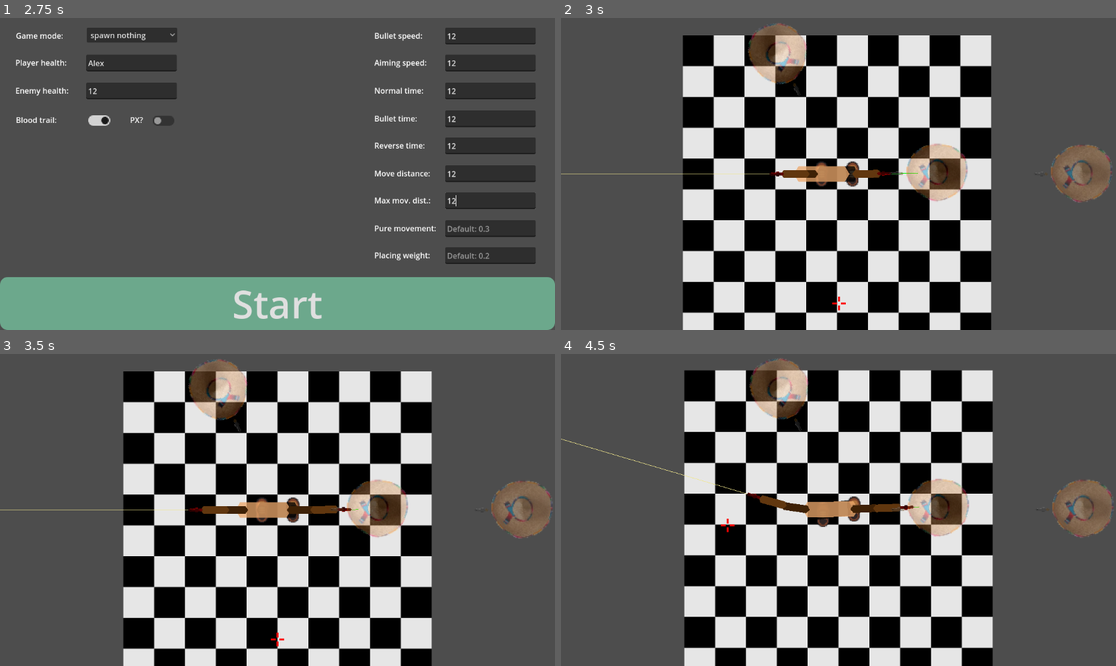
Above: before the commit, frames 1-4 (two rows, left to right).
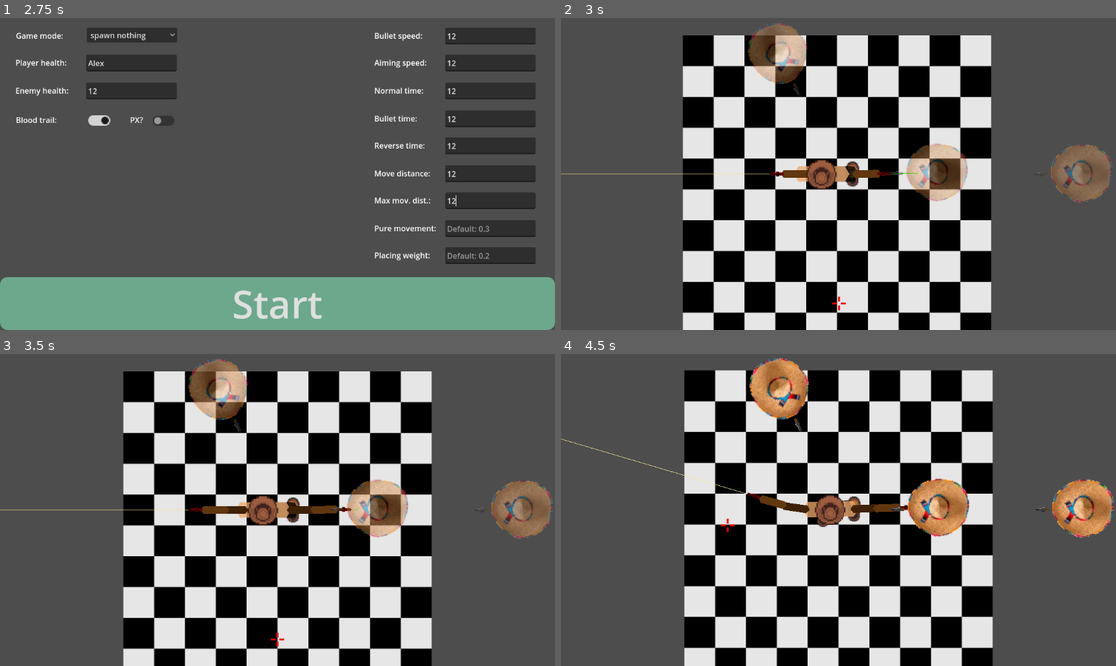
Above: after the commit, the same moments.

Repository: Meatplanter/Kelp_44
Game: Godot game, scene res://main_menu.tscn
Same seed, same stepped clock (60 frames per second), same inputs: the game is played once before the commit and once after it.
Inputs (mouse positions are in pixels of both pictures, inside the frame that each line leads up to):
- Up to frame 1 (2.75 s): click (488, 36) at 0.52 s; type "12" at 0.6 s; click (488, 89) at 0.75 s; type "12" at 0.83 s; click (488, 61) at 0.98 s; type "12" at 1.07 s; click (133, 89) at 1.27 s; type "12" at 1.35 s; click (133, 61) at 1.5 s; type "Alex" at 1.58 s; click (488, 117) at 1.73 s; type "12" at 1.82 s; click (488, 145) at 2.02 s; type "12" at 2.1 s; click (488, 174) at 2.25 s; type "12" at 2.33 s; click (488, 202) at 2.48 s; type "12" at 2.57 s
- Up to frame 2 (3 s): click "Start" at 2.75 s
- Up to frame 3 (3.5 s): no input
- Up to frame 4 (4.5 s): tap Enter at 3.5 s; move the mouse to (960, 494) at 3.52 s; hold D (LS_move_right) 3.53-4.28 s; hold M (ChangeMode) 3.53-4.28 s; move the mouse to (727, 525) at 4.27 s; hold X (LS_move_down) from 4.28 s (still down); click (727, 525) at 4.35 s

Frame 1 is identical in both runs. In frame 2, 0.4% of the frame differs, in the area x 44-50%, y 45-55%; in frame 3, 1.3%; in frame 4, 5.2%, in the area x 33-100%, y 1-60%.

Commit message:
Clean up

Diff:
--- a/camera_2d_new.gd
+++ b/camera_2d_new.gd
@@ -59,6 +59,7 @@
 		tween.set_parallel()
 		tween.tween_property(%LeftShoe,"rotation",%LeftShoe.rotation+PI/2,0.5).set_trans(Movement.styleTween)
 		tween.tween_property(%RightShoe,"rotation",%RightShoe.rotation+PI/2,0.5).set_trans(Movement.styleTween)
+		tween.tween_property(%HeadNew,"rotation",%HeadNew.rotation+PI/2,0.5).set_trans(Movement.styleTween)
 
 	elif round(Movement.cumulativeAngle) + lastRotationAngle == -rotThreshold:
 		rotate_camera(false)
@@ -69,6 +70,7 @@
 		tween.set_parallel()
 		tween.tween_property(%LeftShoe,"rotation",%LeftShoe.rotation-PI/2,0.5).set_trans(Movement.styleTween)
 		tween.tween_property(%RightShoe,"rotation",%RightShoe.rotation-PI/2,0.5).set_trans(Movement.styleTween)
+		tween.tween_property(%HeadNew,"rotation",%HeadNew.rotation-PI/2,0.5).set_trans(Movement.styleTween)
 
 
 func _input(event: InputEvent) -> void:
--- /dev/null
+++ b/head_new.gd
@@ -0,0 +1,30 @@
+extends Area2D
+
+var tween: Tween
+
+var crosshair = preload("res://crosshair.tscn")
+
+var direction = Vector2()
+var enemy_direction = Vector2()
+var angle = 0
+const DETECT_RADIUS = 2000
+const FOV = 220
+
+
+func _process(delta):
+	EnemyManager.enemy_scope()
+	EnemyManager.get_visible_enemies()
+
+	#trying to implement field of vision
+	var pos = Movement.midpoint
+	direction = (Movement.focus - Movement.midpoint).normalized()
+	angle = 90 - rad_to_deg(direction.angle())
+
+	for enemy in EnemyManager.get_enemies():
+		enemy_direction = (enemy.global_position - Movement.midpoint).normalized()
+		if pos.distance_to(enemy.global_position) < DETECT_RADIUS:
+			var angle_to_node = rad_to_deg(direction.angle_to(enemy_direction))
+			if abs(angle_to_node) < FOV/2: #if enemy is visible
+				enemy.modulate.a = min(1,enemy.modulate.a + delta * TimeManager.gameSpeed * 2)
+			else:
+				enemy.modulate.a = max(0.0,enemy.modulate.a - delta * TimeManager.gameSpeed)
--- a/rogue_b.tscn
+++ b/rogue_b.tscn
@@ -6,7 +6,6 @@
 [ext_resource type="Texture2D" uid="uid://mhadgvm6kalh" path="res://Assets/Shoe.png" id="3_mpt7r"]
 [ext_resource type="Script" uid="uid://c685n3bo15euj" path="res://right_shoe.gd" id="5_7fc62"]
 [ext_resource type="Script" uid="uid://ci5jyfcx2bkuv" path="res://shoulder_shape.gd" id="6_t0gij"]
-[ext_resource type="Script" uid="uid://bw2kcvbt4evcb" path="res://shoulder_polygon.gd" id="7_e3tf4"]
 [ext_resource type="Script" uid="uid://bfrfmnvcxdukh" path="res://camera_2d_new.gd" id="7_y7bk3"]
 [ext_resource type="Script" uid="uid://g7fnkyhbdemq" path="res://hp_left.gd" id="8_e3tf4"]
 [ext_resource type="PackedScene" uid="uid://b6o1fo0ewnjln" path="res://gun_new.tscn" id="8_m64x7"]
@@ -14,6 +13,8 @@
 [ext_resource type="Script" uid="uid://clxhegpqyijug" path="res://xp_to_level.gd" id="9_m64x7"]
 [ext_resource type="PackedScene" uid="uid://c5nunyagwdk5f" path="res://pause_menu.tscn" id="10_t0gij"]
 [ext_resource type="PackedScene" uid="uid://ct4uhithfj3kk" path="res://level_up_screen.tscn" id="11_qhx67"]
+[ext_resource type="Script" uid="uid://cyitxyi8t2nf" path="res://head_new.gd" id="14_qhx67"]
+[ext_resource type="Texture2D" uid="uid://bbqhe4bkrpp8a" path="res://Assets/HatCompressed.png" id="15_eklly"]
 
 [sub_resource type="CapsuleShape2D" id="CapsuleShape2D_bjt74"]
 radius = 6.0
@@ -22,6 +23,9 @@
 [sub_resource type="CapsuleShape2D" id="CapsuleShape2D_e3tf4"]
 radius = 8.0
 height = 48.0
+
+[sub_resource type="CircleShape2D" id="CircleShape2D_txm64"]
+radius = 300.0
 
 [node name="RogueB" type="CharacterBody2D" groups=["Player"]]
 visibility_layer = 2
@@ -87,7 +91,6 @@
 unique_name_in_owner = true
 color = Color(0.929412, 0.658824, 0.419608, 0.756863)
 polygon = PackedVector2Array(-24, -8, 24, -8, 29, 0, 24, 8, -24, 8, -29, 0)
-script = ExtResource("7_e3tf4")
 
 [node name="Hurtbox" type="CollisionShape2D" parent="ShoulderShape"]
 rotation = 1.5708
@@ -210,4 +213,17 @@
 offset_right = -288.0
 offset_bottom = -161.0
 
+[node name="HeadNew" type="Area2D" parent="."]
+unique_name_in_owner = true
+script = ExtResource("14_qhx67")
+
+[node name="HatCompressed" type="Sprite2D" parent="HeadNew"]
+texture_filter = 1
+texture = ExtResource("15_eklly")
+flip_v = true
+
+[node name="HeadPerspective" type="CollisionShape2D" parent="HeadNew"]
+visible = false
+shape = SubResource("CircleShape2D_txm64")
+
 [connection signal="timeout" from="MovementCooldown" to="." method="_on_movement_cooldown_timeout"]
--- a/shoulder_polygon.gd
+++ /dev/null
@@ -1,187 +0,0 @@
-extends Polygon2D
-
-var leftShoulder = Vector2.ZERO
-var rightShoulder = Vector2.ZERO
-var shoulderMidpoint = Vector2.ZERO
-var shoulderFocus = Vector2.ZERO
-
-var target = Vector2.ZERO
-
-#joint rotation speed
-var shoulderSpeed = 1.0
-var leftShoulderSpeedModifier = 1.0
-var rightShoulderSpeedModifier = 1.0
-var elbowSpeed = 0.5
-var leftElbowSpeedModifier = 1
-var rightElbowSpeedModifier = 1
-
-
-#get global position of specific point in polygon
-func point_position(shape: Node2D,point_number: int):
-	var points = shape.polygon
-	var local_point = points[point_number]
-	var global_point = shape.to_global(local_point)
-	return global_point
-
-
-#Get a normalized perpendicular vector
-func find_orientation(pointA:Vector2, pointB: Vector2):
-	var midpoint = (pointA + pointB)/2
-	var directional = pointA - pointB
-	var normal = (Vector2(-directional.y,directional.x).normalized())
-	var focus = midpoint + normal * -512
-	var orientation = (focus - midpoint).normalized()
-	return orientation
-
-
-func find_angle_between(pointA:Node2D, middle: Node2D, pointB: Node2D):
-	var lineA = (pointA.global_position - middle.global_position).normalized()
-	var lineB = (pointB.global_position - middle.global_position).normalized()
-	var angle = rad_to_deg(lineA.angle_to(lineB))
-	return angle
-
-
-func update_positions():
-	leftShoulder = (point_position(%ShoulderPolygon,0)+point_position(%ShoulderPolygon,4))/2
-	$"../../LeftShoulder".global_position = leftShoulder
-	$"../../LeftShoulder".rotation = Movement.cumulativeAngle
-	$"../../LeftElbow".global_position = (point_position(%LeftBiceps,1)+point_position(%LeftBiceps,5))/2
-
-	rightShoulder = (point_position(%ShoulderPolygon,1)+point_position(%ShoulderPolygon,3))/2
-	$"../../RightShoulder".global_position = rightShoulder
-	$"../../RightShoulder".rotation = Movement.cumulativeAngle
-	$"../../RightElbow".global_position = (point_position(%RightBiceps,2)+point_position(%RightBiceps,4))/2
-
-	shoulderMidpoint = (leftShoulder+rightShoulder)/2
-	Movement.neck = shoulderMidpoint
-	$"../../ShoulderMidpoint".global_position = shoulderMidpoint
-	Movement.shoulderOrientation = find_orientation(rightShoulder,leftShoulder)
-
-	%GunLeft.global_position = (point_position(%LeftForearm,1)+point_position(%LeftForearm,5))/2
-	%GunLeft.global_rotation = $"../../LeftElbowJoint".global_rotation + PI
-	%GunRight.global_position = (point_position(%RightForearm,2)+point_position(%RightForearm,4))/2
-	%GunRight.global_rotation = $"../../RightElbowJoint".global_rotation
-
-	target = %AimingStyle1.global_position
-
-	#target = get_global_mouse_position()
-	#$"../../TargetNode".global_position = target
-	#target = Vector2(100,-100)
-
-
-func chase_abdomen():
-	var tween: Tween
-	tween = create_tween()
-	tween.tween_property(%ShoulderShape,"global_position",$"../../AbdomenMidpoint".global_position,Movement.placingWeight*2 / TimeManager.gameSpeed)#.set_trans(Movement.styleTween)
-
-
-func rotate_towards_abdomen():
-	var diff = Movement.shoulderOrientation.angle_to(Movement.orientation)
-	diff = clampf(diff,-45,45)
-	var tween: Tween
-	tween = create_tween()
-	tween.tween_property(%ShoulderShape,"rotation",%ShoulderShape.rotation+diff,1 / TimeManager.gameSpeed).set_ease(Tween.EASE_IN_OUT)
-
-
-func chase_joint(parent:Node2D,joint:Node2D,stiff:float):
-	var tween: Tween
-	tween = create_tween()
-	tween.tween_property(joint,"position",parent.global_position,stiff / TimeManager.gameSpeed)
-
-
-func right_joint_rotation(joint: Node2D, target: Vector2, duration: float, min: float, max: float):
-	var targetAngle = (target - joint.global_position).angle()
-
-	targetAngle = lerp_angle(joint.rotation,targetAngle,1.0)
-	targetAngle = clamp(targetAngle,deg_to_rad(Movement.cumulativeAngle)-min,deg_to_rad(Movement.cumulativeAngle)+max)
-
-	var tween: Tween
-	tween = create_tween()
-	tween.tween_property(joint,"rotation",targetAngle,duration / TimeManager.gameSpeed).set_ease(Tween.EASE_OUT_IN)
-
-
-func left_joint_rotation(joint: Node2D, target: Vector2, duration: float, min: float, max: float):
-	var targetAngle = (target - joint.global_position).angle()+PI
-
-	targetAngle = lerp_angle(joint.rotation,targetAngle,1.0)
-	targetAngle = clamp(targetAngle,deg_to_rad(Movement.cumulativeAngle)-min,deg_to_rad(Movement.cumulativeAngle)+max)
-
-	var tween: Tween
-	tween = create_tween()
-	tween.tween_property(joint,"rotation",targetAngle,duration / TimeManager.gameSpeed).set_ease(Tween.EASE_OUT_IN)
-
-
-func lower_right_elbow(elbow: Node2D, bicep: Node2D, target: Vector2):
-	var dist = elbow.global_position.distance_to(target)
-	bicep.scale.x = clampf(min(dist/75,1),0.3,1)
-	bicep.scale.y = clampf(1.5-dist/75,1,1.5)
-
-
-func lower_left_elbow(elbow: Node2D, bicep: Node2D, target: Vector2):
-	var dist = elbow.global_position.distance_to(target)
-	bicep.position.x =  - 27 * clampf(min(dist/75,1),0.3,1)
-	bicep.scale.x = clampf(min(dist/75,1),0.3,1)
-	bicep.scale.y = clampf(1.5-dist/75,1,1.5)
-
-
-func _ready():
-	$"../../RightShoulderJoint".global_position = Movement.rightShoulder
-
-
-func _process(delta):
-
-	#For calculating the rotational direction
-	var RAangleBefore = find_angle_between($"../../LeftShoulder",$"../../RightShoulder",%GunRight) #from body to gun cumulative
-	var RBangleBefore = find_angle_between($"../../LeftShoulder",$"../../RightShoulder",$"../../RightElbow") #shoulder bending
-	var REangleBefore = find_angle_between($"../../RightShoulder",$"../../RightElbow",%GunRight) #elbow bending
-	var LAangleBefore = find_angle_between($"../../RightShoulder",$"../../LeftShoulder",%GunLeft) #from body to gun cumulative
-	var LBangleBefore = find_angle_between($"../../RightShoulder",$"../../LeftShoulder",$"../../LeftElbow") #shoulder bending
-	var LEangleBefore = find_angle_between($"../../LeftShoulder",$"../../LeftElbow",%GunLeft) #elbow bending
-
-
-	update_positions()
-	chase_abdomen()
-	rotate_towards_abdomen()
-
-	#left shoulder
-	chase_joint($"../../LeftShoulder",$"../../LeftShoulderJoint",0.1)
-	left_joint_rotation($"../../LeftShoulderJoint",target,shoulderSpeed * leftShoulderSpeedModifier,0,PI*0.75)
-
-	#left elbow
-	chase_joint($"../../LeftElbow",$"../../LeftElbowJoint",0.04)
-	left_joint_rotation($"../../LeftElbowJoint",target,elbowSpeed * leftElbowSpeedModifier,-($"../../LeftShoulderJoint".rotation-deg_to_rad(Movement.cumulativeAngle)),($"../../LeftShoulderJoint".rotation-deg_to_rad(Movement.cumulativeAngle)+PI*0.4))
-	#lower_left_elbow($"../LeftElbow",%LeftBiceps,target)
-
-	#right shoulder
-	chase_joint($"../../RightShoulder",$"../../RightShoulderJoint",0.1)
-	right_joint_rotation($"../../RightShoulderJoint",target,shoulderSpeed * rightShoulderSpeedModifier,PI*0.75,0)
-
-	#right elbow
-	chase_joint($"../../RightElbow",$"../../RightElbowJoint",0.04)
-	right_joint_rotation($"../../RightElbowJoint",target,elbowSpeed * rightElbowSpeedModifier,-($"../../RightShoulderJoint".rotation-deg_to_rad(Movement.cumulativeAngle)-PI*0.4),$"../../RightShoulderJoint".rotation-deg_to_rad(Movement.cumulativeAngle))
-
-	#For calculating the rotational direction (minus values means turning left, plus values means turning right)
-	var RAangleAfter = find_angle_between($"../../LeftShoulder",$"../../RightShoulder",%GunRight)
-	var RBangleAfter = find_angle_between($"../../LeftShoulder",$"../../RightShoulder",$"../../RightElbow")
-	var REangleAfter = find_angle_between($"../../RightShoulder",$"../../RightElbow",%GunRight)
-	var LAangleAfter = find_angle_between($"../../RightShoulder",$"../../LeftShoulder",%GunLeft)
-	var LBangleAfter = find_angle_between($"../../RightShoulder",$"../../LeftShoulder",$"../../LeftElbow")
-	var LEangleAfter = find_angle_between($"../../LeftShoulder",$"../../LeftElbow",%GunLeft)
-	var RAdiff = RAangleAfter - RAangleBefore
-	var RBdiff = RBangleAfter - RBangleBefore
-	var REdiff = REangleAfter - REangleBefore
-	var LAdiff = LAangleAfter - LAangleBefore
-	var LBdiff = LBangleAfter - LBangleBefore
-	var LEdiff = LEangleAfter - LEangleBefore
-
-	#increase the speed of shoulder rotation outward, if elbow is already extended
-	if RAdiff > 0 and REdiff < 1: rightShoulderSpeedModifier = 0.5
-	else: rightShoulderSpeedModifier = 1.0
-	if LAdiff < 0 and LEdiff < 1: leftShoulderSpeedModifier = 0.5
-	else: leftShoulderSpeedModifier = 1.0
-
-	#increase the speed of elbow rotation outward, if shoulder is already rotatated outwards
-	if RAdiff > 0 and RBdiff < 1: rightElbowSpeedModifier = 0.5
-	else: rightElbowSpeedModifier = 1.0
-	if LAdiff < 0 and LBdiff < 1: leftElbowSpeedModifier = 0.5
-	else: leftElbowSpeedModifier = 1.0
--- a/shoulder_shape.gd
+++ b/shoulder_shape.gd
@@ -1,4 +1,189 @@
 extends CharacterBody2D
+
+
+var leftShoulder = Vector2.ZERO
+var rightShoulder = Vector2.ZERO
+var shoulderMidpoint = Vector2.ZERO
+var shoulderFocus = Vector2.ZERO
+
+var target = Vector2.ZERO
+
+#joint rotation speed
+var shoulderSpeed = 1.0
+var leftShoulderSpeedModifier = 1.0
+var rightShoulderSpeedModifier = 1.0
+var elbowSpeed = 0.5
+var leftElbowSpeedModifier = 1
+var rightElbowSpeedModifier = 1
+
 
 func take_damage():
 	Global.playerHealth -= 1
+
+#get global position of specific point in polygon
+func point_position(shape: Node2D,point_number: int):
+	var points = shape.polygon
+	var local_point = points[point_number]
+	var global_point = shape.to_global(local_point)
+	return global_point
+
+
+#Get a normalized perpendicular vector
+func find_orientation(pointA:Vector2, pointB: Vector2):
+	var midpoint = (pointA + pointB)/2
+	var directional = pointA - pointB
+	var normal = (Vector2(-directional.y,directional.x).normalized())
+	var focus = midpoint + normal * -512
+	var orientation = (focus - midpoint).normalized()
+	return orientation
+
+
+func find_angle_between(pointA:Node2D, middle: Node2D, pointB: Node2D):
+	var lineA = (pointA.global_position - middle.global_position).normalized()
+	var lineB = (pointB.global_position - middle.global_position).normalized()
+	var angle = rad_to_deg(lineA.angle_to(lineB))
+	return angle
+
+
+func update_positions():
+	leftShoulder = (point_position(%ShoulderPolygon,0)+point_position(%ShoulderPolygon,4))/2
+	$"../LeftShoulder".global_position = leftShoulder
+	$"../LeftShoulder".rotation = Movement.cumulativeAngle
+	$"../LeftElbow".global_position = (point_position(%LeftBiceps,1)+point_position(%LeftBiceps,5))/2
+
+	rightShoulder = (point_position(%ShoulderPolygon,1)+point_position(%ShoulderPolygon,3))/2
+	$"../RightShoulder".global_position = rightShoulder
+	$"../RightShoulder".rotation = Movement.cumulativeAngle
+	$"../RightElbow".global_position = (point_position(%RightBiceps,2)+point_position(%RightBiceps,4))/2
+
+	shoulderMidpoint = (leftShoulder+rightShoulder)/2
+	Movement.neck = shoulderMidpoint
+	$"../ShoulderMidpoint".global_position = shoulderMidpoint
+	Movement.shoulderOrientation = find_orientation(rightShoulder,leftShoulder)
+
+	%GunLeft.global_position = (point_position(%LeftForearm,1)+point_position(%LeftForearm,5))/2
+	%GunLeft.global_rotation = $"../LeftElbowJoint".global_rotation + PI
+	%GunRight.global_position = (point_position(%RightForearm,2)+point_position(%RightForearm,4))/2
+	%GunRight.global_rotation = $"../RightElbowJoint".global_rotation
+
+	%HeadNew.global_position = (point_position(%ShoulderPolygon,2)+point_position(%ShoulderPolygon,5))/2
+
+	if %AimingStyle1: target = %AimingStyle1.global_position
+
+
+func chase_abdomen():
+	var tween: Tween
+	tween = create_tween()
+	tween.tween_property(%ShoulderShape,"global_position",$"../AbdomenMidpoint".global_position,Movement.placingWeight*2 / TimeManager.gameSpeed)#.set_trans(Movement.styleTween)
+
+
+func rotate_towards_abdomen():
+	var diff = Movement.shoulderOrientation.angle_to(Movement.orientation)
+	diff = clampf(diff,-45,45)
+	var tween: Tween
+	tween = create_tween()
+	tween.tween_property(%ShoulderShape,"rotation",%ShoulderShape.rotation+diff,1 / TimeManager.gameSpeed).set_ease(Tween.EASE_IN_OUT)
+
+
+func chase_joint(parent:Node2D,joint:Node2D,stiff:float):
+	var tween: Tween
+	tween = create_tween()
+	tween.tween_property(joint,"position",parent.global_position,stiff / TimeManager.gameSpeed)
+
+
+func right_joint_rotation(joint: Node2D, target: Vector2, duration: float, min: float, max: float):
+	var targetAngle = (target - joint.global_position).angle()
+
+	targetAngle = lerp_angle(joint.rotation,targetAngle,1.0)
+	targetAngle = clamp(targetAngle,deg_to_rad(Movement.cumulativeAngle)-min,deg_to_rad(Movement.cumulativeAngle)+max)
+
+	var tween: Tween
+	tween = create_tween()
+	tween.tween_property(joint,"rotation",targetAngle,duration / TimeManager.gameSpeed).set_ease(Tween.EASE_OUT_IN)
+
+
+func left_joint_rotation(joint: Node2D, target: Vector2, duration: float, min: float, max: float):
+	var targetAngle = (target - joint.global_position).angle()+PI
+
+	targetAngle = lerp_angle(joint.rotation,targetAngle,1.0)
+	targetAngle = clamp(targetAngle,deg_to_rad(Movement.cumulativeAngle)-min,deg_to_rad(Movement.cumulativeAngle)+max)
+
+	var tween: Tween
+	tween = create_tween()
+	tween.tween_property(joint,"rotation",targetAngle,duration / TimeManager.gameSpeed).set_ease(Tween.EASE_OUT_IN)
+
+
+func lower_right_elbow(elbow: Node2D, bicep: Node2D, target: Vector2):
+	var dist = elbow.global_position.distance_to(target)
+	bicep.scale.x = clampf(min(dist/75,1),0.3,1)
+	bicep.scale.y = clampf(1.5-dist/75,1,1.5)
+
+
+func lower_left_elbow(elbow: Node2D, bicep: Node2D, target: Vector2):
+	var dist = elbow.global_position.distance_to(target)
+	bicep.position.x =  - 27 * clampf(min(dist/75,1),0.3,1)
+	bicep.scale.x = clampf(min(dist/75,1),0.3,1)
+	bicep.scale.y = clampf(1.5-dist/75,1,1.5)
+
+
+func _ready():
+	$"../RightShoulderJoint".global_position = Movement.rightShoulder
+
+
+func _process(delta):
+
+	#For calculating the rotational direction
+	var RAangleBefore = find_angle_between($"../LeftShoulder",$"../RightShoulder",%GunRight) #from body to gun cumulative
+	var RBangleBefore = find_angle_between($"../LeftShoulder",$"../RightShoulder",$"../RightElbow") #shoulder bending
+	var REangleBefore = find_angle_between($"../RightShoulder",$"../RightElbow",%GunRight) #elbow bending
+	var LAangleBefore = find_angle_between($"../RightShoulder",$"../LeftShoulder",%GunLeft) #from body to gun cumulative
+	var LBangleBefore = find_angle_between($"../RightShoulder",$"../LeftShoulder",$"../LeftElbow") #shoulder bending
+	var LEangleBefore = find_angle_between($"../LeftShoulder",$"../LeftElbow",%GunLeft) #elbow bending
+
+
+	update_positions()
+	chase_abdomen()
+	rotate_towards_abdomen()
+
+	#left shoulder
+	chase_joint($"../LeftShoulder",$"../LeftShoulderJoint",0.1)
+	left_joint_rotation($"../LeftShoulderJoint",target,shoulderSpeed * leftShoulderSpeedModifier,0,PI*0.75)
+
+	#left elbow
+	chase_joint($"../LeftElbow",$"../LeftElbowJoint",0.04)
+	left_joint_rotation($"../LeftElbowJoint",target,elbowSpeed * leftElbowSpeedModifier,-($"../LeftShoulderJoint".rotation-deg_to_rad(Movement.cumulativeAngle)),($"../LeftShoulderJoint".rotation-deg_to_rad(Movement.cumulativeAngle)+PI*0.4))
+	#lower_left_elbow($"../LeftElbow",%LeftBiceps,target)
+
+	#right shoulder
+	chase_joint($"../RightShoulder",$"../RightShoulderJoint",0.1)
+	right_joint_rotation($"../RightShoulderJoint",target,shoulderSpeed * rightShoulderSpeedModifier,PI*0.75,0)
+
+	#right elbow
+	chase_joint($"../RightElbow",$"../RightElbowJoint",0.04)
+	right_joint_rotation($"../RightElbowJoint",target,elbowSpeed * rightElbowSpeedModifier,-($"../RightShoulderJoint".rotation-deg_to_rad(Movement.cumulativeAngle)-PI*0.4),$"../RightShoulderJoint".rotation-deg_to_rad(Movement.cumulativeAngle))
+
+	#For calculating the rotational direction (minus values means turning left, plus values means turning right)
+	var RAangleAfter = find_angle_between($"../LeftShoulder",$"../RightShoulder",%GunRight)
+	var RBangleAfter = find_angle_between($"../LeftShoulder",$"../RightShoulder",$"../RightElbow")
+	var REangleAfter = find_angle_between($"../RightShoulder",$"../RightElbow",%GunRight)
+	var LAangleAfter = find_angle_between($"../RightShoulder",$"../LeftShoulder",%GunLeft)
+	var LBangleAfter = find_angle_between($"../RightShoulder",$"../LeftShoulder",$"../LeftElbow")
+	var LEangleAfter = find_angle_between($"../LeftShoulder",$"../LeftElbow",%GunLeft)
+	var RAdiff = RAangleAfter - RAangleBefore
+	var RBdiff = RBangleAfter - RBangleBefore
+	var REdiff = REangleAfter - REangleBefore
+	var LAdiff = LAangleAfter - LAangleBefore
+	var LBdiff = LBangleAfter - LBangleBefore
+	var LEdiff = LEangleAfter - LEangleBefore
+
+	#increase the speed of shoulder rotation outward, if elbow is already extended
+	if RAdiff > 0 and REdiff < 1: rightShoulderSpeedModifier = 0.5
+	else: rightShoulderSpeedModifier = 1.0
+	if LAdiff < 0 and LEdiff < 1: leftShoulderSpeedModifier = 0.5
+	else: leftShoulderSpeedModifier = 1.0
+
+	#increase the speed of elbow rotation outward, if shoulder is already rotatated outwards
+	if RAdiff > 0 and RBdiff < 1: rightElbowSpeedModifier = 0.5
+	else: rightElbowSpeedModifier = 1.0
+	if LAdiff < 0 and LBdiff < 1: leftElbowSpeedModifier = 0.5
+	else: leftElbowSpeedModifier = 1.0
Not shown, added: head_new.gd.uid
Not shown: 1 places in rogue_b.tscn that only renumber resources
Not shown, removed: shoulder_polygon.gd.uid
